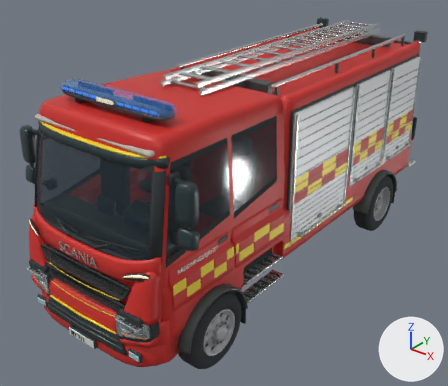
A saved change to the Blender file source_blender/brandbil.blend.
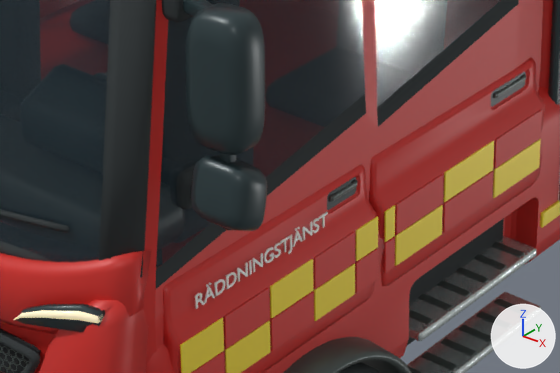
Each version appears first whole from a 50 mm camera at (5.2, -7.27, 5.44) aimed at (-0.28, -0.41, 1.19), and next in a close-up on the part from 26% to 65% of the width and 47% to 76% of the height. Lighting does not change. The marker at lower right points along +X, +Y and +Z. The older version's two pictures come first.

Objects in the first close-up: 'Cab identity.001', 'Crew entry tread.002', 'Crew entry tread.003', 'Fire crew cab', 'Ladder chassis', 'Main mirror shell.001', 'Pressed crew door panel.002', 'Pressed crew door panel.003', 'Sculpted cab corner apron.001', 'Upper cab pressing', 'Wheel arch moulding.001', 'Wide angle mirror shell.001', 'Wraparound windshield perimeter.001' and 50 more.
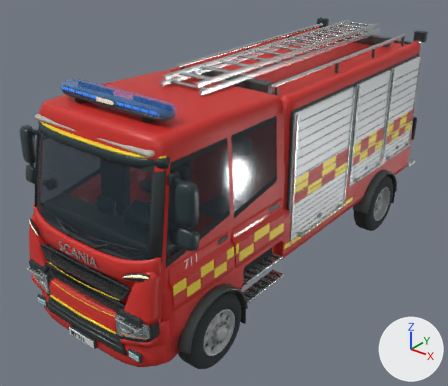
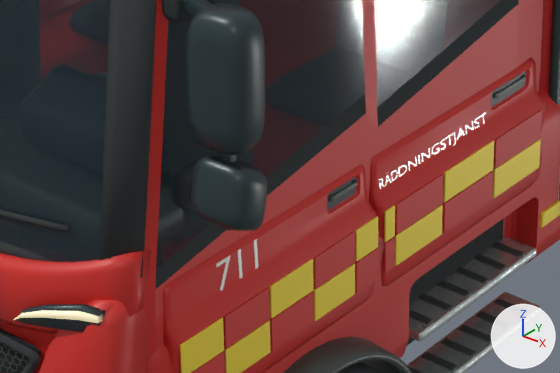
What changed in the scene script:
```text
Change me_cab_identity_001:
    used by ob_cab_identity_001; parent = ob_fire_engine___swedish_rescue_pumper; location = (1.137, -2.609, 1.585); rotation_euler = (1.571, 0.0, 1.571), in degrees (90, 0, 90)
    remove me_cab_identity_001.from_pydata(...)  # 11942 vertices, 11033 faces; spans x -0.405..0.312, y -0.019..0.068, z -0.003..0.003
    add me_cab_identity_001.from_pydata(...)  # 419 vertices, 391 faces; spans x -0.405..0.301, y -0.014..0.05, z -0.014..-0.007
    me_cab_identity_001 part 1: 11942 vertices removed from x -0.405..0.312, y -0.019..0.068, z -0.003..0.003; 419 vertices added at x -0.405..0.301, y -0.014..0.05, z -0.014..-0.007
    me_cab_identity_001 part 2: the surface is now shaded flat
Add me_cab_unit_number_001:
    me_cab_unit_number_001.from_pydata([(-0.189, 0.116, -0.014), (-0.206, 0.116, -0.014), (-0.206, 0.0, -0.009), (-0.189, 0.0, -0.009), (-0.274, 0.116, -0.014), (-0.291, 0.116, -0.014), (-0.291, 0.0, -0.009), (-0.274, 0.0, -0.009), (-0.327, 0.116, -0.014), (-0.402, 0.116, -0.014), (-0.402, 0.1, -0.014), (-0.352, 0.1, -0.014), (-0.394, 0.005, -0.01), (-0.379, -0.002, -0.009)], [], [(1, 2, 3), (3, 0, 1), (5, 6, 7), (7, 4, 5), (11, 13, 8), (13, 11, 12), (9, 10, 11), (11, 8, 9)])
    me_cab_unit_number_001.materials.append(mat_warm_ceramic_white)  # white #f2f5f0
Change ob_cab_identity_001:
    ob_cab_identity_001.location: (1.137, -2.609, 1.585) -> (1.137, -1.562, 1.583)
Add ob_cab_unit_number_001:
    ob_cab_unit_number_001 = bpy.data.objects.new('Cab unit number.001', me_cab_unit_number_001)
    ob_cab_unit_number_001.parent = ob_fire_engine___swedish_rescue_pumper
    ob_cab_unit_number_001.location = (1.137, -2.485, 1.583)
    ob_cab_unit_number_001.rotation_euler = (1.571, 0.0, 1.571)  # degrees (90, 0, 90)
```

Location of each change, [x1, y1, x2, y2] in pixels of the close-ups (560 x 373 px):
'Cab identity.001', reshaped, moved (19% narrower, 21% shorter): before [195, 212, 328, 309]; after [379, 113, 486, 189]
'Cab unit number.001', added: after [216, 239, 258, 290]
part 1 of me_cab_identity_001, cut back: before [195, 212, 328, 309]; after [379, 113, 486, 189]
